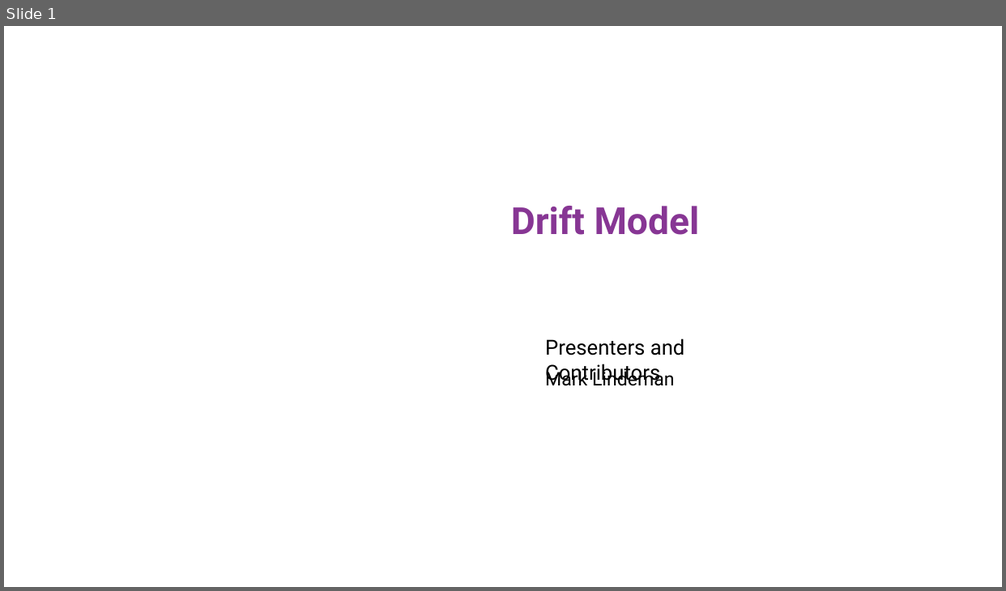
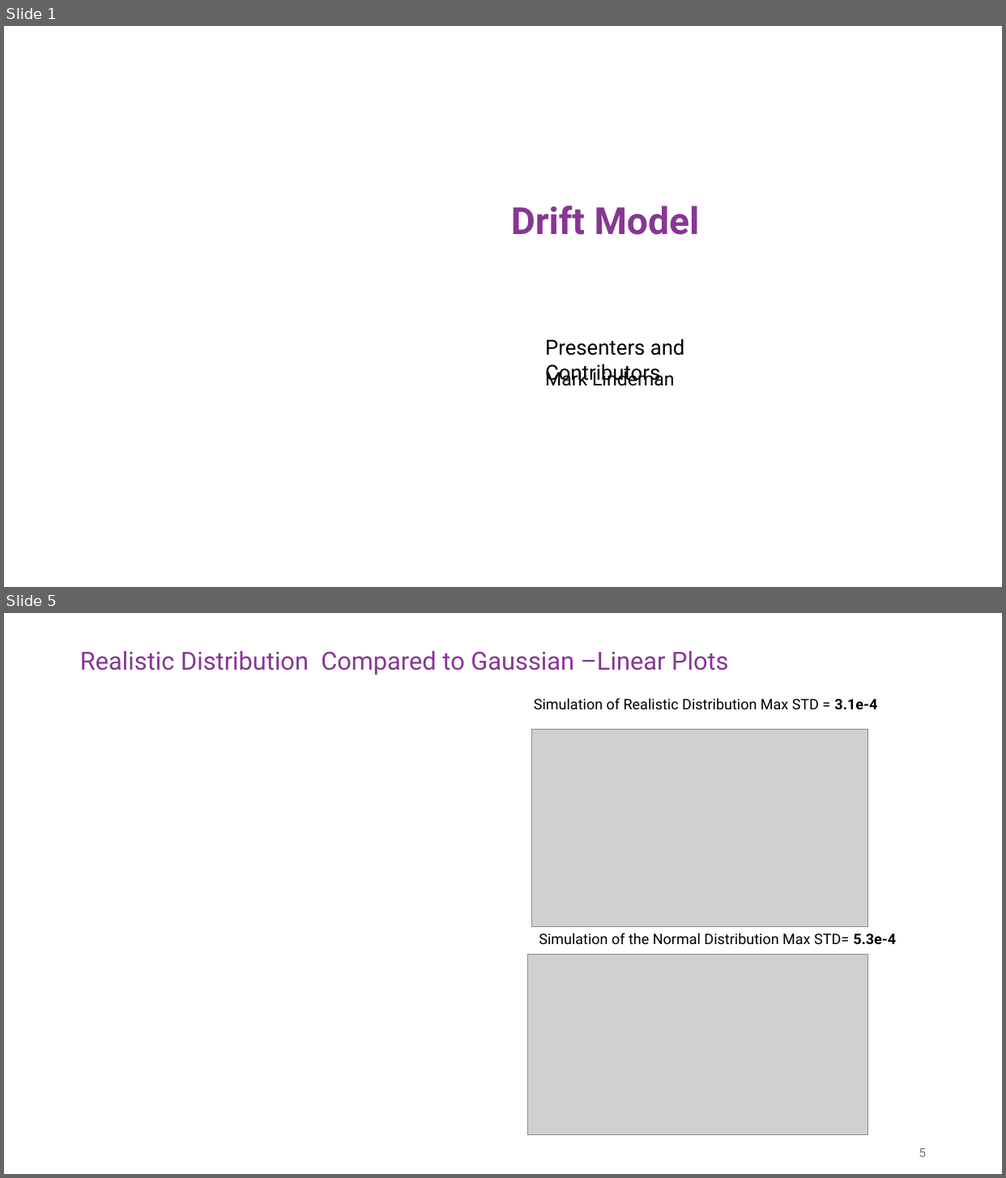
Before and after one commit to malindeman1999/python_drift_model, a slide deck: 2026-4-27 drift model.pptx. Shown one above the other, each under a label of ours: slide 1 before the commit, slides 1 and 5 after it; the slides between them are not shown. The pictures are 1006x591 and 1006x1178 pixels, drawn with LibreOffice and Linux fonts; fonts in the diff are those of the drawing; grey boxes stand for pictures; background and template pictures are left out. Boxes give left, top, right and bottom in pixels: in the first picture for what was removed or moved away, otherwise in the second. Text is boxed around its words. In the diff, an @@ line names an element or a change of style, - is before the commit and + after.

```diff
--- a/2026-4-27 drift model.pptx
+++ b/2026-4-27 drift model.pptx
@@ slide 5 added at <box>4,613,1002,1174</box>, background #FFFFFF @@
@@ title added at <box>80,651,728,675</box>, 24 pt, text #873694 @@
+Realistic Distribution Compared to Gaussian –Linear Plots
@@ text added at <box>534,698,877,709</box>, 14 pt, text #000000 @@
+Simulation of Realistic Distribution Max STD = 3.1e-4
@@ picture added at <box>532,729,868,926</box> @@
@@ text added at <box>539,933,896,944</box>, 14 pt, text #000000 @@
+Simulation of the Normal Distribution Max STD= 5.3e-4
@@ picture added at <box>528,954,868,1135</box> @@
@@ page number added at <box>918,1148,926,1157</box>, 12 pt, text #797979 @@
+5
```
Also in this commit, not shown: 4 slides changed, 13 other slides added, 4 slides removed, 4 other files.
